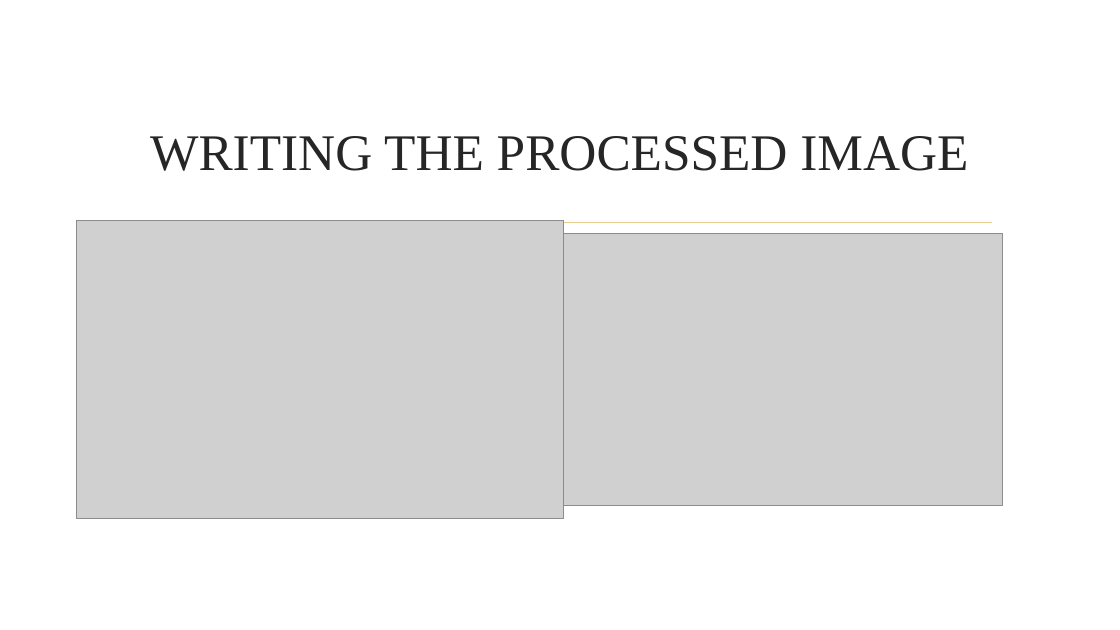
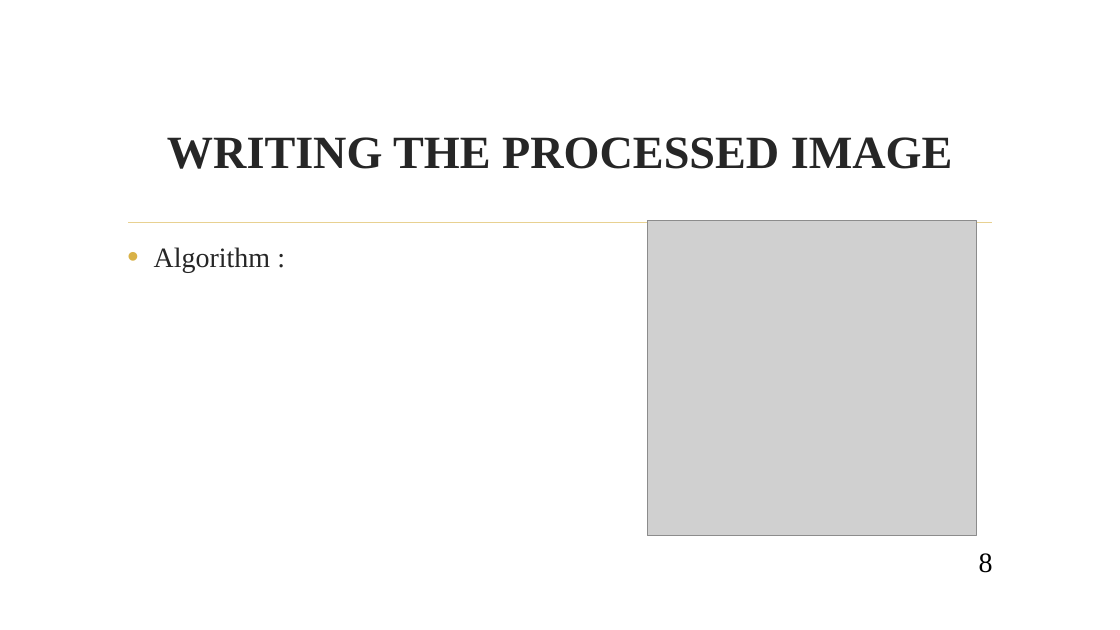
Before and after one commit to jsureka/ImageX, a slide deck: slide 8 of SOFTWARE PROJECT LAB -1.pptx. Drawn at 1120x630 pixels with LibreOffice and Linux fonts; fonts in the diff are those of the drawing; grey boxes stand for pictures; background and template pictures are left out. Boxes give left, top, right and bottom in pixels: in the first picture for what was removed or moved away, otherwise in the second. Text is boxed around its words. In the diff, an @@ line names an element or a change of style, - is before the commit and + after.

```diff
--- a/SOFTWARE PROJECT LAB -1.pptx
+++ b/SOFTWARE PROJECT LAB -1.pptx
@@ title "WRITING THE PROCESSED IMAGE" at (167, 137, 953, 169): size 44 to 39.6 pt, bold on @@
@@ picture removed at (76, 220, 564, 518) @@
@@ picture: place and size @@
-picture at (563, 234, 1002, 505)
+picture at (648, 220, 976, 536)
@@ text added at (154, 247, 271, 272), 24 pt, text #262626 @@
+• Algorithm :
@@ page number added at (979, 553, 993, 573), 24 pt, text #000000 @@
+8
```
Also in this commit, not shown: 10 other slides changed, 10 other files.
